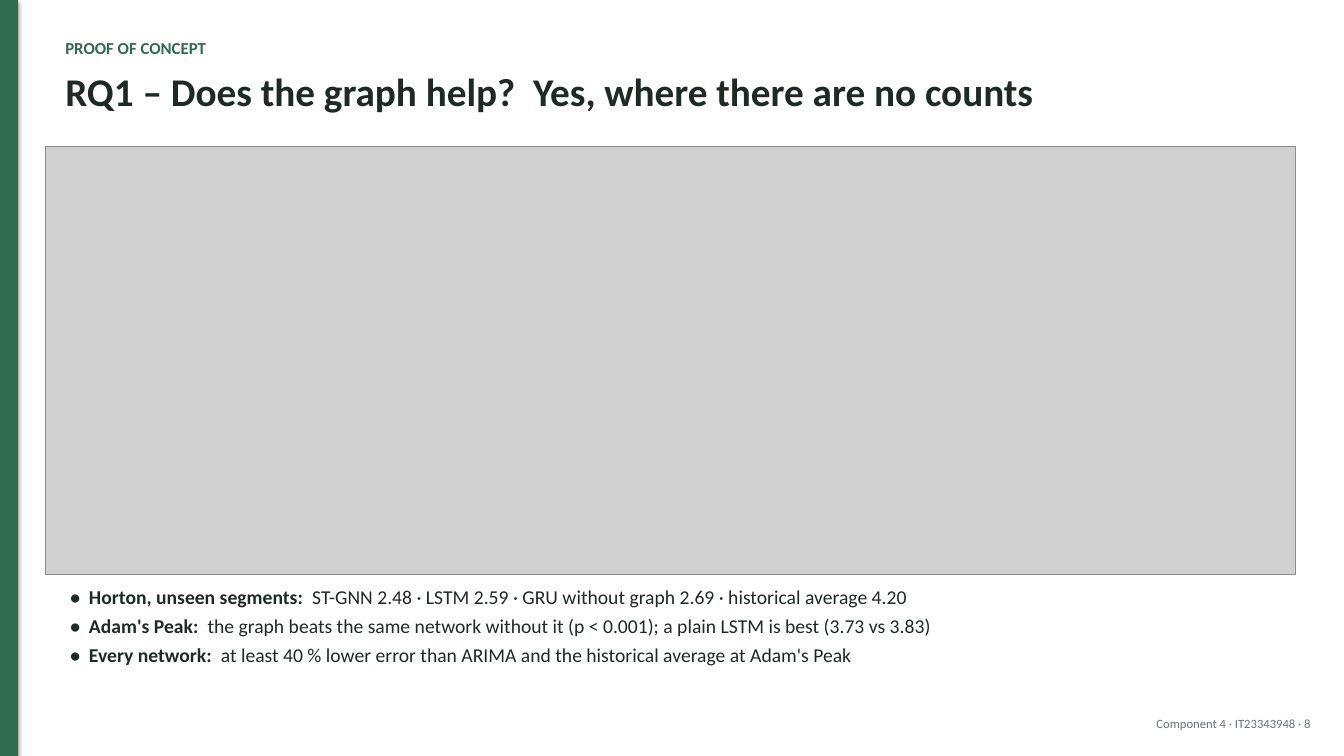
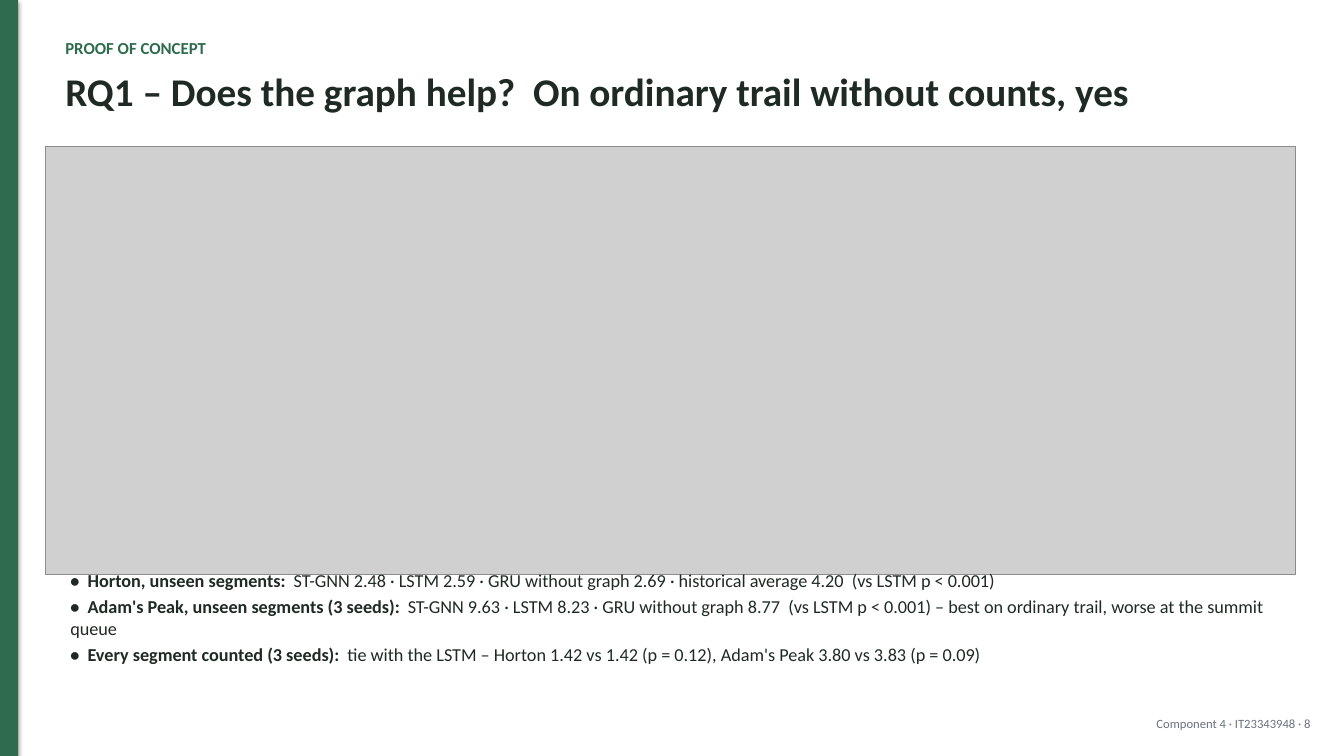
Before and after one commit to mirshadahamed/Decentralized-Hiking-AI, a slide deck: slide 8 of research/component_4/docs/slides/PP1_Component4.pptx. Drawn at 1344x756 pixels with LibreOffice and Linux fonts; fonts in the diff are those of the drawing; grey boxes stand for pictures. Boxes give left, top, right and bottom in pixels: in the first picture for what was removed or moved away, otherwise in the second. Text is boxed around its words. In the diff, an @@ line names an element or a change of style, - is before the commit and + after.

Commit message:
Adam's Peak spatial CV with 3 seeds; slides and docs updated

```diff
--- a/research/component_4/docs/slides/PP1_Component4.pptx
+++ b/research/component_4/docs/slides/PP1_Component4.pptx
@@ text at (65, 78, 1128, 113): text changed @@
-RQ1 – Does the graph help? Yes, where there are no counts
+RQ1 – Does the graph help? On ordinary trail without counts, yes
@@ text at (70, 572, 1263, 664): text changed; size 14 to 13 pt @@
-• Horton, unseen segments: ST-GNN 2.48 · LSTM 2.59 · GRU without graph 2.69 · historical average 4.20
-• Adam's Peak: the graph beats the same network without it (p < 0.001); a plain LSTM is best (3.73 vs 3.83)
-• Every network: at least 40 % lower error than ARIMA and the historical average at Adam's Peak
+• Horton, unseen segments: ST-GNN 2.48 · LSTM 2.59 · GRU without graph 2.69 · historical average 4.20 (vs LSTM p < 0.001)
+• Adam's Peak, unseen segments (3 seeds): ST-GNN 9.63 · LSTM 8.23 · GRU without graph 8.77 (vs LSTM p < 0.001) – best on ordinary trail, worse at the summit queue
+• Every segment counted (3 seeds): tie with the LSTM – Horton 1.42 vs 1.42 (p = 0.12), Adam's Peak 3.80 vs 3.83 (p = 0.09)
```
Also in this commit, not shown: 9 other slides changed, 5 slides added, 1 slide removed, 21 other files.
